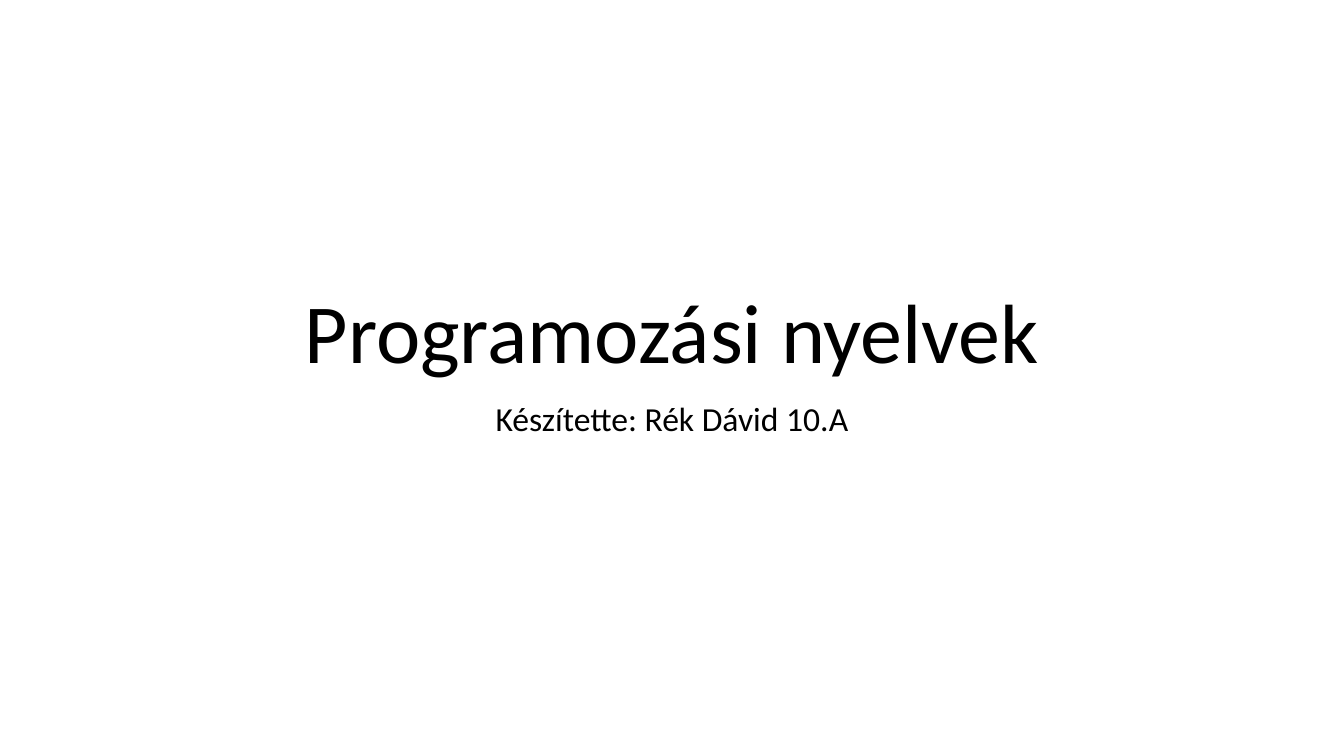
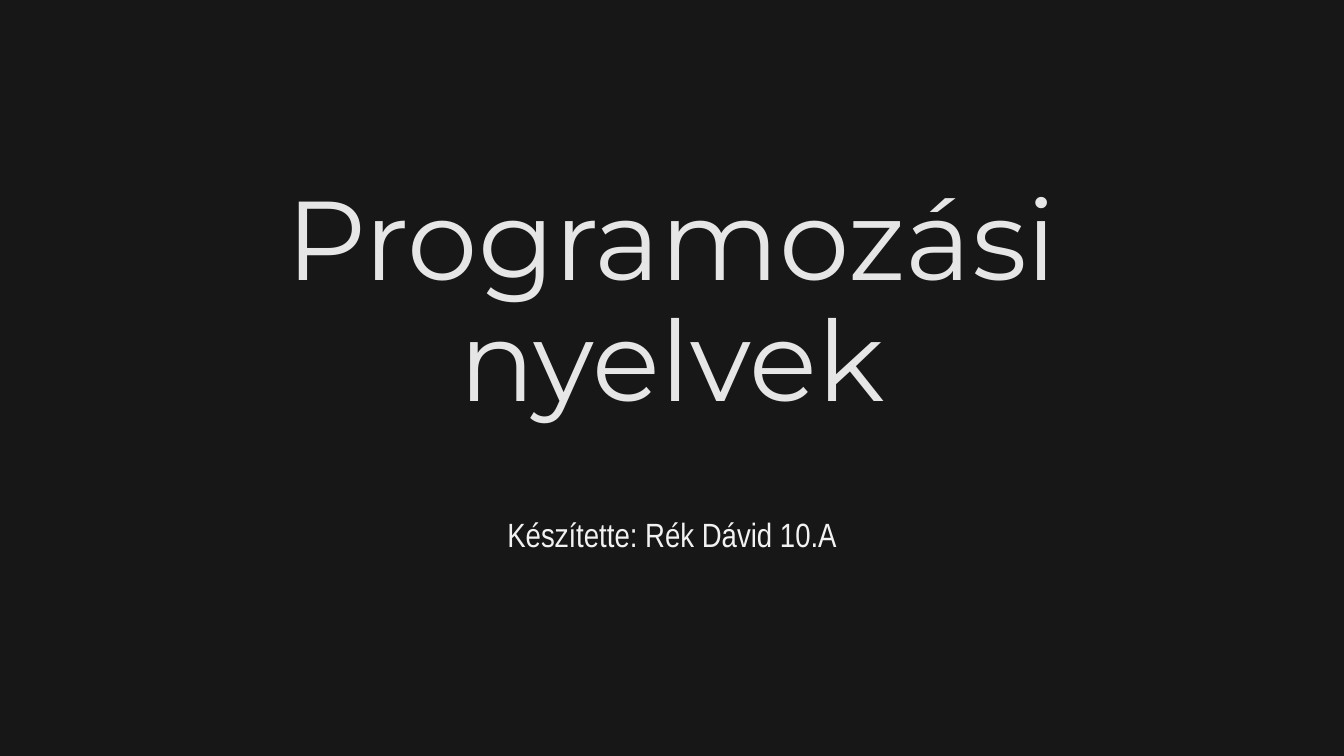
Before and after one commit to PiciMadar/IKTproba01, a slide deck: slide 1 of szakmaivalamiigen.pptx. Drawn at 1344x756 pixels with LibreOffice and Linux fonts; fonts in the diff are those of the drawing. Boxes give left, top, right and bottom in pixels: in the first picture for what was removed or moved away, otherwise in the second. Text is boxed around its words. In the diff, an @@ line names an element or a change of style, - is before the commit and + after.

```diff
--- a/szakmaivalamiigen.pptx
+++ b/szakmaivalamiigen.pptx
@@ background #FFFFFF to #181717 @@
@@ title "Programozási nyelvek": place and size @@
-title "Programozási nyelvek" at (305, 304, 1039, 378)
+title "Programozási nyelvek" at (287, 197, 1057, 424)
@@ title "Programozási nyelvek" at (287, 197, 1057, 424): size 60 to 80 pt, font Calibri to Montserrat, text colour #000000 to #E7E6E6 @@
@@ subtitle "Készítette: Rék Dávid 10.A": place and size @@
-subtitle "Készítette: Rék Dávid 10.A" at (496, 407, 848, 432)
+subtitle "Készítette: Rék Dávid 10.A" at (507, 522, 837, 548)
@@ subtitle "Készítette: Rék Dávid 10.A" at (507, 522, 837, 548): font Calibri to Arial Narrow, text colour #000000 to #F2F2F2 @@
```
Also in this commit, not shown: 2 other slides changed, 7 slides added, 7 slides removed.
